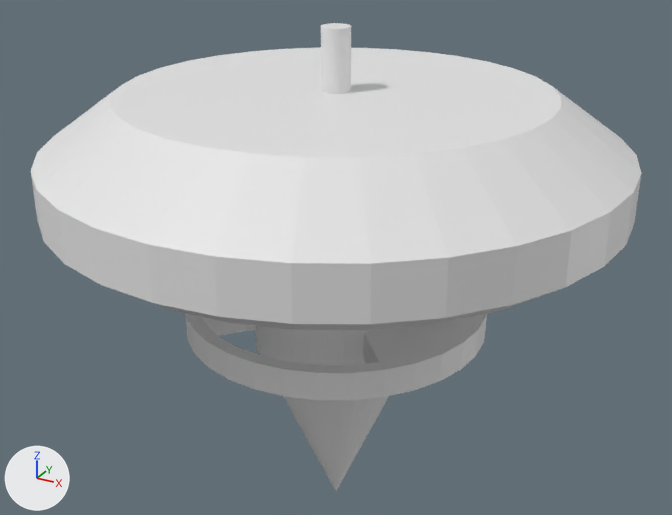
A saved change to the OBJ model DirectXGame/Resources/Player/Player.obj.
Camera for both pictures: a camera (50 mm lens) standing at (2.96, -5.39, 4.75) and looking at (-0.04, 0.07, 2.02). Arrows for +X, +Y and +Z are at lower left; the lights stay in place. Where no turn or scale is listed for an object, it has been applied to the vertices.

Names of what the first picture shows: '円柱', '円柱.001', '円柱.002', '円柱.003', '円錐'.
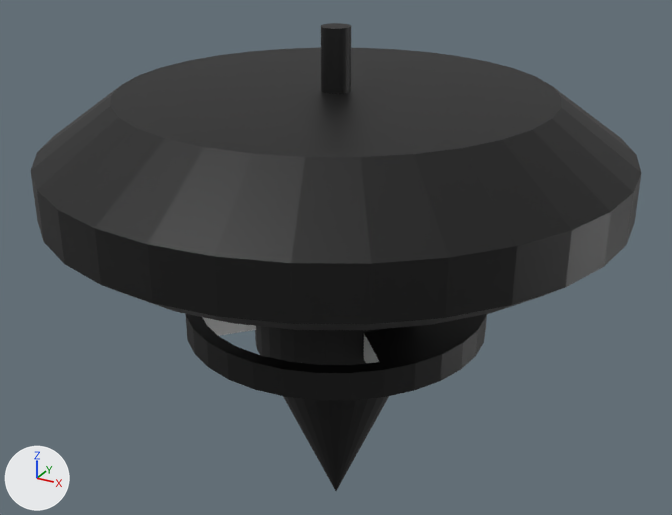
What differs and where, as boxes (x1, y1, x2, y2) in the pictures (672 x 515 px):
'円柱.001', recoloured (white to black): (31, 47, 641, 330) in both
'円錐', recoloured (white to black): (259, 353, 389, 491) in both
'円柱', recoloured (white to black): (255, 326, 380, 365) in both
'円柱.002', recoloured (white to black): (321, 23, 351, 94) in both
part 1 of me_円柱_003, recoloured (white to black): (185, 314, 487, 400) in both

Diff of the bpy script that builds the scene:
```diff
--- a/DirectXGame/Resources/Player/Player.obj.py
+++ b/DirectXGame/Resources/Player/Player.obj.py
@@ mat_マテリアル_005 @@
+mat_マテリアル_005 = principled_material('マテリアル.005')
+mat_マテリアル_005.base_color = (0.0, 0.0, 0.0)  # black #000000
@@ mat_マテリアル_004 @@
+mat_マテリアル_004 = principled_material('マテリアル.004')
+mat_マテリアル_004.base_color = (0.0, 0.0, 0.0)  # black #000000
@@ mat_material @@
+mat_material = principled_material('Material')
+mat_material.base_color = (0.8, 0.8, 0.8)  # white #e7e7e7
+mat_material.roughness = 1.0
@@ mat_マテリアル_001 @@
+mat_マテリアル_001 = principled_material('マテリアル.001')
+mat_マテリアル_001.base_color = (0.0, 0.0, 0.0)  # black #000000
@@ mat_マテリアル @@
+mat_マテリアル = principled_material('マテリアル')
+mat_マテリアル.base_color = (0.0, 0.0, 0.0)  # black #000000
@@ mat_マテリアル_003 @@
+mat_マテリアル_003 = principled_material('マテリアル.003')
+mat_マテリアル_003.base_color = (0.0, 0.0, 0.0)  # black #000000
@@ me_円柱 @@
 me_円柱.from_pydata(...)  # 64 vertices, 124 faces; spans x -0.6..0.6, y -0.6..0.6, z 1.393..2.193
+me_円柱.materials.append(mat_マテリアル_003)  # black #000000
@@ me_円柱_001 @@
 me_円柱_001.from_pydata(...)  # 128 vertices, 252 faces; spans x -2.0..2.0, y -2.0..2.0, z 2.44..3.28
+me_円柱_001.materials.append(mat_マテリアル)  # black #000000
@@ me_円柱_002 @@
 me_円柱_002.from_pydata(...)  # 64 vertices, 124 faces; spans x -0.1..0.1, y -0.1..0.1, z 3.1..3.7
+me_円柱_002.materials.append(mat_マテリアル_001)  # black #000000
@@ me_円柱_003 @@
 me_円柱_003.from_pydata(...)  # 120 vertices, 244 faces; spans x -1.1..1.1, y -1.1..1.1, z 1.55..1.75
 # used by ob_円柱_003; location = (0.0, 0.0, 0.0)
+# me_円柱_003 part 1: 188 of the faces centred in x -1.09..1.09, y -1.09..1.09, z 1.55..1.75 switch from no material to mat_マテリアル_004 (black #000000)
+me_円柱_003.materials.append(mat_material)  # white #e7e7e7
@@ me_円錐 @@
 me_円錐.from_pydata(...)  # 33 vertices, 62 faces; spans x -0.6..0.6, y -0.6..0.6, z -0.007..1.393
+me_円錐.materials.append(mat_マテリアル_005)  # black #000000
```
